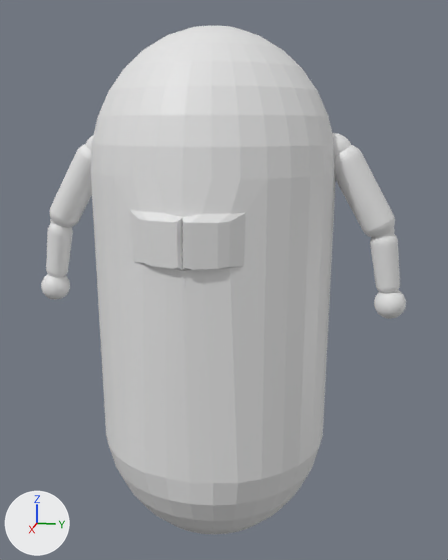
What one commit did to the FBX model Assets/Spelchar.fbx.
Camera for both pictures: a 50 mm camera at (2.334, 0.507, 1.641) aimed at (-0.002, 0.04, 1.057). The axes (+X, +Y, +Z) are drawn at lower left. The lights are the same throughout. Where no turn or scale is listed for an object, it has been applied to the vertices.

Names of what the first picture shows: 'char'.
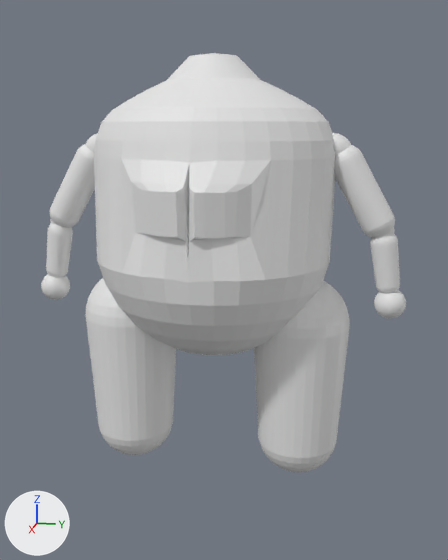
Where the change shows, as pixel boxes [x1, y1, x2, y2] in the pictures (448 x 560 px):
'char', reshaped (18% shorter): before [41, 26, 406, 535]; after [41, 53, 406, 472]
part 1 of me_cube_001, rebuilt (41% shorter): before [91, 26, 336, 535]; after [94, 53, 335, 355]
part 2 of me_cube_001, added: after [85, 278, 176, 455]
part 3 of me_cube_001, added: after [254, 281, 350, 472]

What changed in the scene script:
```text
Change me_cube_001:
    used by ob_char; location = (0.0, 0.0, 0.0)
    remove me_cube_001.from_pydata(...)  # 5334 vertices, 5664 faces; spans x -0.45..0.49, y -0.74..0.74, z 0.0..1.99
    add me_cube_001.from_pydata(...)  # 6299 vertices, 6688 faces; spans x -0.38..0.43, y -0.74..0.74, z 0.28..1.9
    me_cube_001 part 1: the loose piece of 514 vertices spanning x -0.45..0.49, y -0.46..0.46, z 0.0..1.99 is rebuilt with 515 vertices and now spans x -0.38..0.43, y -0.46..0.46, z 0.77..1.9
    me_cube_001 part 2: a new loose piece of 482 vertices spanning x -0.19..0.19, y -0.53..-0.16, z 0.28..1.09, in mat_material (white #e7e7e7)
    me_cube_001 part 3: a new loose piece of 482 vertices spanning x -0.19..0.19, y 0.16..0.53, z 0.28..1.09, in mat_material (white #e7e7e7)
```
